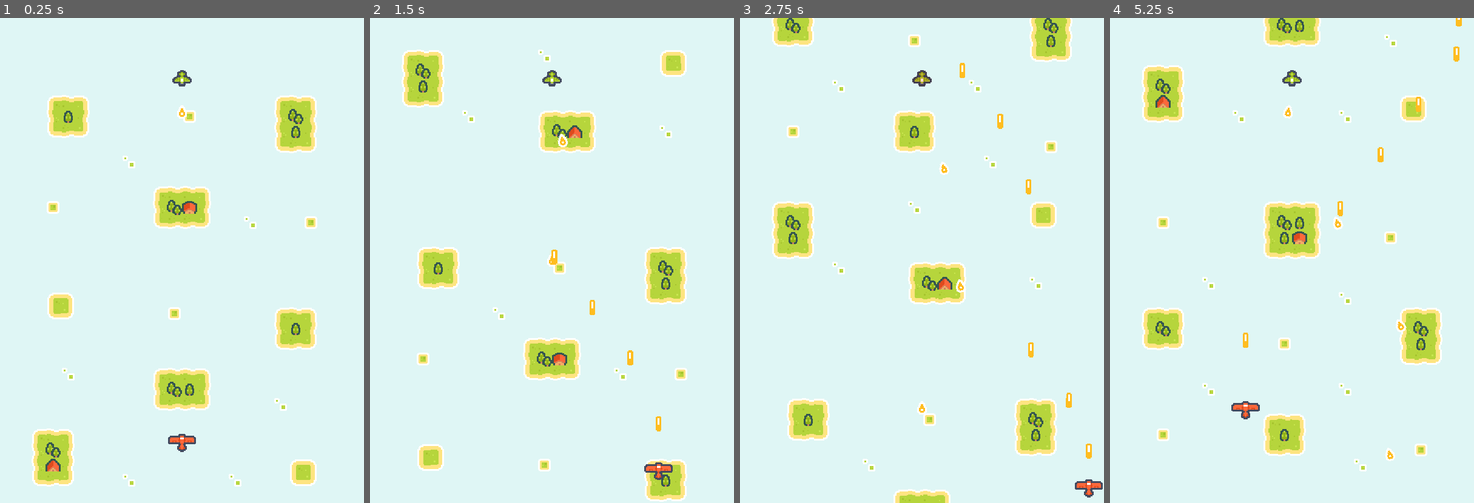
Above: before the commit, frames 1-4 (left to right).
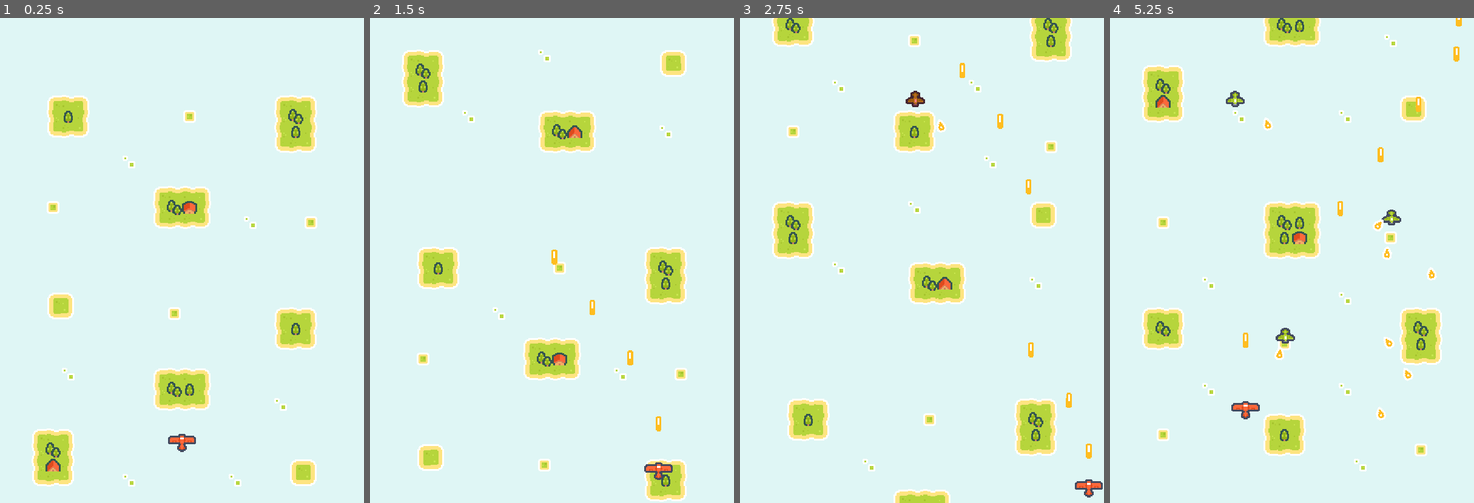
Above: after the commit, the same moments.

Repository: KanataEXE/Godot-4-Pixel-Shmup
Game: Godot game, scene res://levels/base_level.tscn
The game is run twice, just before and just after one commit, with the same random seed, the same clock (stepped at 60 frames per second) and the same inputs.
Inputs:
- Up to frame 1 (0.25 s): no input
- Up to frame 2 (1.5 s): hold Right (right) 0.53-1.28 s; hold Z (shoot) 0.53-1.28 s; hold Down (down) from 1.28 s (still down); tap Z (shoot) at 1.35 s
- Up to frame 3 (2.75 s): release Down (down) at 2.03 s; hold Right (right) from 2.03 s (still down); hold Z (shoot) from 2.03 s (still down)
- Up to frame 4 (5.25 s): release Right (right) at 2.78 s; release Z (shoot) at 2.78 s; hold Up (up) 2.78-3.53 s; tap Z (shoot) at 2.85, 4.35 s; hold Z (shoot) 3.53-4.28 s; hold Left (left) 3.53-5.03 s; hold Down (down) from 5.03 s (still down); hold Z (shoot) from 5.03 s (still down)

The runs differ from the first frame. In frame 1, 0.2% of the frame differs, in the area x 47-53%, y 10-21%; in frame 2, 0.2%; in frame 3, 0.4%; in frame 4, 1.1%, in the area x 31-90%, y 10-92%.

Commit message:
Created Hit Effect & Explosion Effect

Diff:
--- a/aircraft/aircraft.gd
+++ b/aircraft/aircraft.gd
@@ -42,6 +42,7 @@
 
 
 func die() -> void:
+	is_alive = false
 	animation_player.play("explosion")
 	await animation_player.animation_finished
 	queue_free()
--- a/aircraft/enemy.tscn
+++ b/aircraft/enemy.tscn
@@ -24,11 +24,8 @@
 [node name="VisibleOnScreenNotifier2D" type="VisibleOnScreenNotifier2D" parent="." index="2"]
 scale = Vector2(0.8, 0.8)
 
-[node name="CollisionShape2D" parent="." index="3"]
+[node name="CollisionShape2D" parent="." index="4"]
 shape = SubResource("RectangleShape2D_hcm6l")
-
-[node name="Muzzle" parent="." index="4"]
-position = Vector2(0, 8)
 
 [node name="DetectArea" type="Area2D" parent="." index="5"]
 collision_layer = 0
@@ -36,6 +33,9 @@
 [node name="CollisionPolygon2D" type="CollisionPolygon2D" parent="DetectArea" index="0"]
 polygon = PackedVector2Array(0, 0, 768, 512, -768, 512)
 
+[node name="Muzzle" parent="." index="6"]
+position = Vector2(0, 8)
+
 [connection signal="screen_entered" from="VisibleOnScreenNotifier2D" to="." method="_on_visible_on_screen_notifier_2d_screen_entered"]
 [connection signal="screen_exited" from="VisibleOnScreenNotifier2D" to="." method="_on_visible_on_screen_notifier_2d_screen_exited"]
 [connection signal="area_entered" from="DetectArea" to="." method="_on_detect_area_area_entered"]
--- a/aircraft/player.tscn
+++ b/aircraft/player.tscn
@@ -24,8 +24,8 @@
 region_enabled = true
 region_rect = Rect2(32, 32, 32, 32)
 
-[node name="CollisionShape2D" parent="." index="2"]
+[node name="CollisionShape2D" parent="." index="3"]
 shape = SubResource("RectangleShape2D_jd461")
 
-[node name="Muzzle" parent="." index="3"]
+[node name="Muzzle" parent="." index="4"]
 position = Vector2(0, -9)
--- a/levels/base_level.gd
+++ b/levels/base_level.gd
@@ -1,6 +1,20 @@
 extends Node2D
 
+@export var enemy_scene: PackedScene
+
+@onready var enemies := $Enemies
 @onready var bullets := $Bullets
+
+
+func _on_spawn_timer_timeout() -> void:
+	var enemy: Enemy = enemy_scene.instantiate()
+	enemies.add_child(enemy)
+
+	enemy.global_position.y = -64
+	enemy.global_position.x = randi() % 369 + 16
+
+	enemy.connect("shot", _on_aircraft_shot)
+
 
 func _on_aircraft_shot(bullet_scene: PackedScene, muzzle: Marker2D, direction: Vector2) -> void:
 	var bullet: Area2D = bullet_scene.instantiate()
--- a/levels/base_level.tscn
+++ b/levels/base_level.tscn
@@ -260,6 +260,11 @@
 
 [node name="BaseLevel" type="Node2D"]
 script = ExtResource("1_cy3vk")
+enemy_scene = ExtResource("2_i3jvj")
+
+[node name="SpawnTimer" type="Timer" parent="."]
+wait_time = 1.25
+autostart = true
 
 [node name="Tilemaps" type="Node2D" parent="."]
 position = Vector2(0, -1024)
@@ -276,10 +281,6 @@
 
 [node name="Enemies" type="Node2D" parent="."]
 
-[node name="Enemy" parent="Enemies" instance=ExtResource("3_y2qy0")]
-position = Vector2(192, 64)
-speed = 0.0
-
 [node name="Bullets" type="Node2D" parent="."]
 
 [node name="AnimationPlayer" type="AnimationPlayer" parent="."]
@@ -288,5 +289,5 @@
 "": SubResource("AnimationLibrary_egtaj")
 }
 
+[connection signal="timeout" from="SpawnTimer" to="." method="_on_spawn_timer_timeout"]
 [connection signal="shot" from="Players/Player" to="." method="_on_aircraft_shot"]
-[connection signal="shot" from="Enemies/Enemy" to="." method="_on_aircraft_shot"]
Not shown: 1 places in levels/base_level.tscn that only renumber resources
